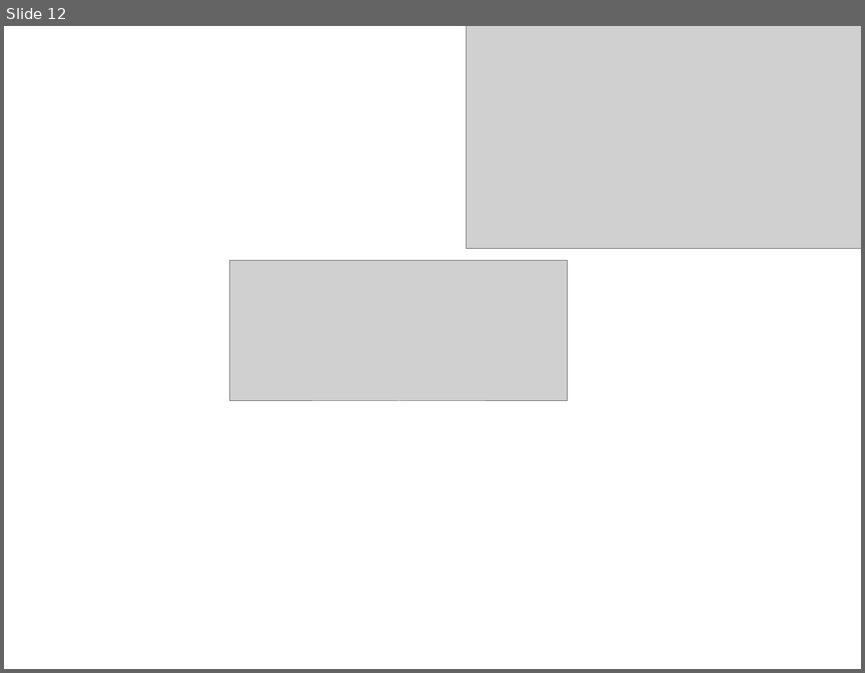
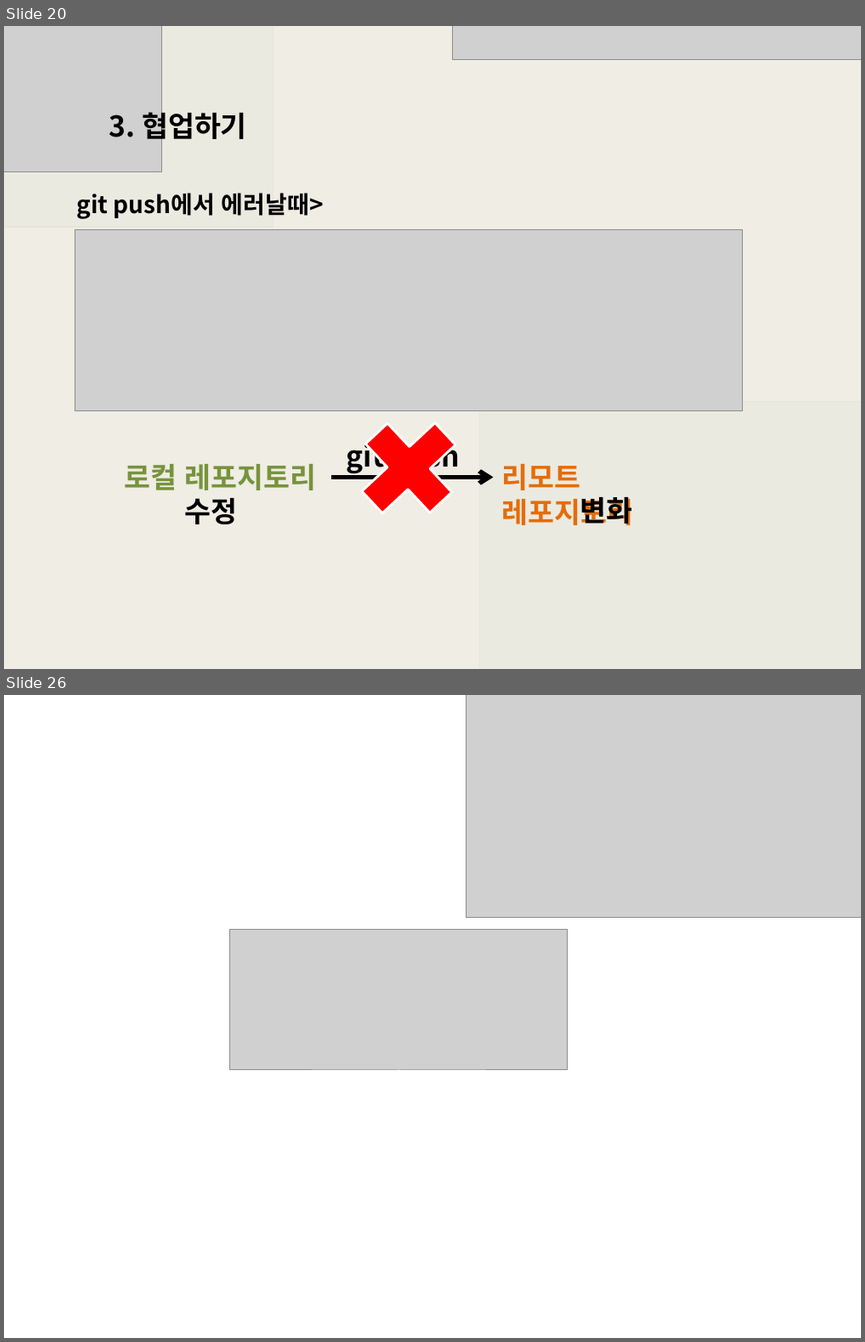
Before and after one commit to lee-bomi/TIL, a slide deck: Today I learned/git.pptx. Shown one above the other, each under a label of ours: slide 12 before the commit, slides 20 and 26 after it; the slides between them are not shown. The pictures are 865x673 and 865x1342 pixels, drawn with LibreOffice and Linux fonts; fonts in the diff are those of the drawing; grey boxes stand for pictures. Boxes give left, top, right and bottom in pixels: in the first picture for what was removed or moved away, otherwise in the second. Text is boxed around its words. In the diff, an @@ line names an element or a change of style, - is before the commit and + after.

```diff
--- a/Today I learned/git.pptx
+++ b/Today I learned/git.pptx
@@ slide 20 added at bbox=[4, 26, 861, 669], background #FFFFFF @@
@@ picture added at bbox=[4, 26, 273, 227] @@
@@ rectangle added at bbox=[4, 26, 861, 669], fill #EEECE2 at 93% opacity @@
@@ picture added at bbox=[4, 26, 160, 171] @@
@@ picture added at bbox=[453, 26, 861, 59] @@
@@ text added at bbox=[109, 108, 247, 145], 24 pt, text #000000, bold @@
+3. 협업하기
@@ text added at bbox=[76, 193, 324, 219], 20 pt, text #000000, bold @@
+git push에서 에러날때>
@@ picture added at bbox=[75, 230, 743, 411] @@
@@ plus sign added at bbox=[315, 374, 502, 562], fill #FF0000, outline #FFFFFF 2 pt @@
@@ picture added at bbox=[479, 402, 861, 669] @@
@@ text added at bbox=[347, 437, 460, 474], 24 pt, text #000000, bold @@
+git push
@@ text added at bbox=[125, 464, 317, 490], 24 pt, text #77933C, bold @@
+로컬 레포지토리
@@ arrow added from (331, 476) to (494, 476), #000000 3.75 pt @@
@@ text added at bbox=[501, 463, 633, 525], 24 pt, text #E46C0A, bold @@
+리모트 레포지토리
@@ text added at bbox=[184, 498, 237, 524], 24 pt, text #000000, bold @@
+수정
@@ text added at bbox=[579, 497, 632, 525], 24 pt, text #000000, bold @@
+변화
@@ what was slide 12 is now slide 26 @@
```
Also in this commit, not shown: 3 slides changed, 13 other slides added, 45 other files.
